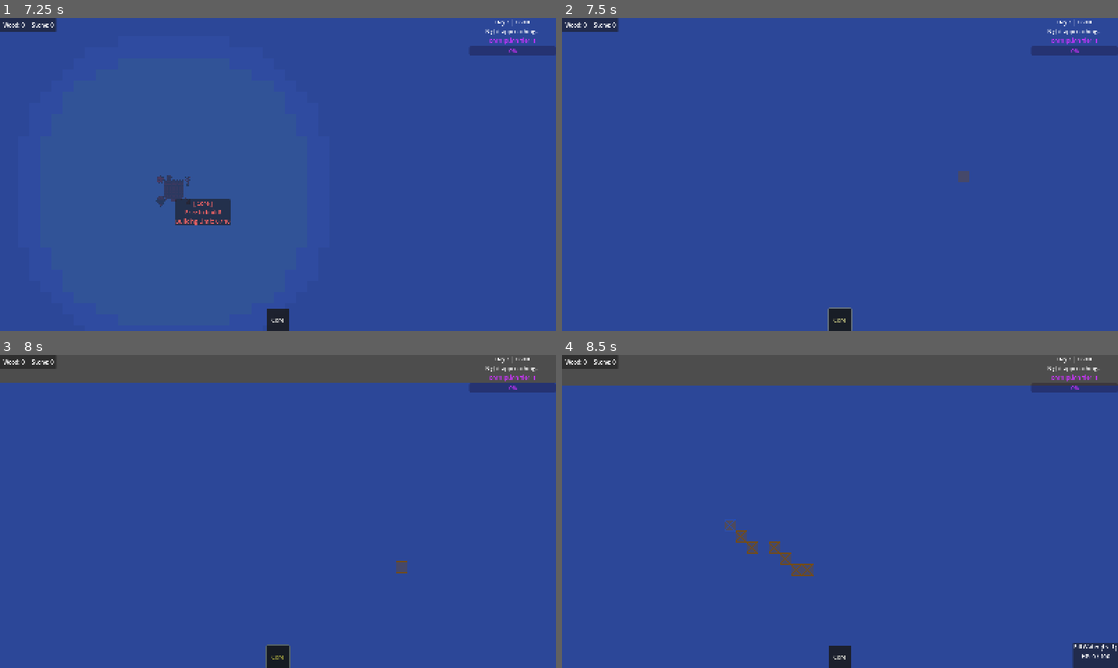
Above: before the commit, frames 1-4 (two rows, left to right).
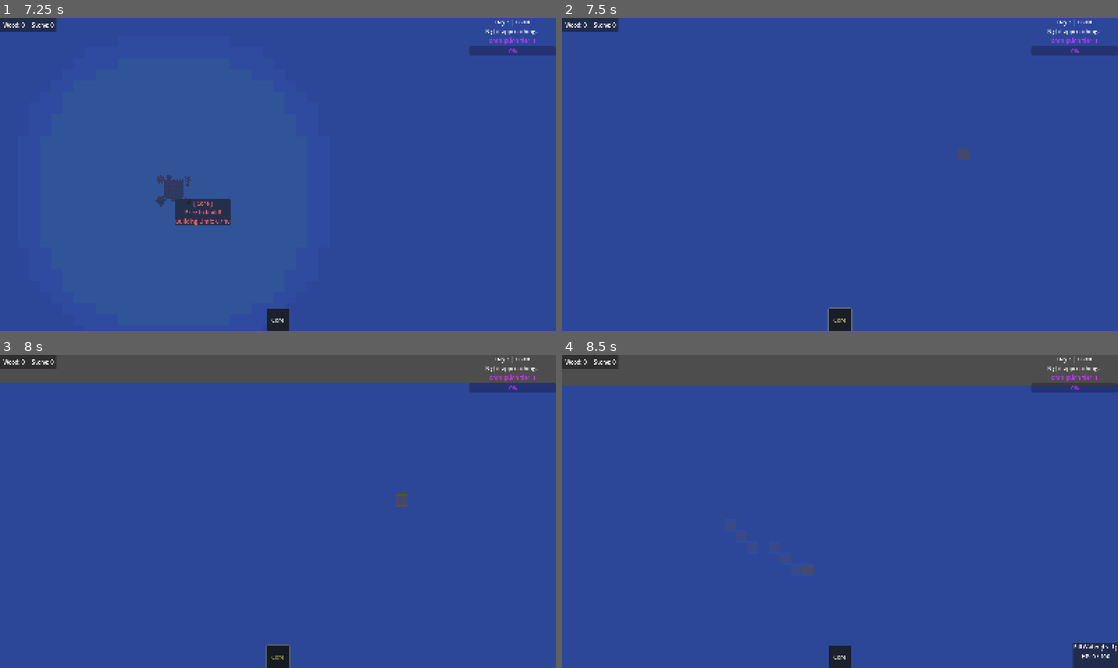
Above: after the commit, the same moments.

Repository: ColdTerror/Core-and-Conveyor
Game: Godot game, scene res://scenes/level.tscn
Two runs of this game, one before a commit and one after it. Both use one fixed random seed, a clock stepped at 60 frames per second and the inputs below. The engine's default icon, where the game draws it, is replaced by a stand-in: a white triangle on a blue panel in a dark square.
Inputs (mouse positions are in pixels of both pictures, inside the frame that each line leads up to):
- Up to frame 1 (7.25 s): click "Core" at 0.5 s; tap Enter at 1.25, 4.25, 5.75, 5.85 s; move the mouse to (400, 158) at 1.27 s; hold Right (ui_right) 1.28-2 s; hold X (deconstruct_hotkey) 1.28-2 s; click (400, 158) at 1.42 s; drag from (166, 190) to (250, 237) at 2.02 s; tap Space at 2.75, 5 s; move the mouse to (333, 105) at 2.77 s; hold Right (ui_right) 2.78-3.5 s; hold R (rotate_tile) 2.78-3.5 s; drag from (250, 237) to (111, 127) at 3.52 s; move the mouse to (444, 221) at 4.27 s; hold Left (ui_left) 4.28-5 s; tap Delete at 4.35 s; drag from (111, 127) to (194, 96) at 5.02 s; move the mouse to (305, 174) at 5.77 s; hold Down (ui_down) 5.78-6.5 s; click (305, 174) at 5.92 s; drag from (194, 96) to (166, 190) at 6.52 s
- Up to frame 2 (7.5 s): tap Space at 7.25 s; move the mouse to (962, 158) at 7.27 s; hold Up (ui_up) from 7.28 s (still down); tap T at 7.35 s
- Up to frame 3 (8 s): keep holding Up (ui_up)
- Up to frame 4 (8.5 s): release Up (ui_up) at 8 s; drag from (728, 527) to (812, 574) at 8.02 s

Frame 1 is identical in both runs. In frame 2, 0.1% of the frame differs, in the area x 71-74%, y 41-53%; in frame 3, 0.2%; in frame 4, 0.2%, in the area x 29-46%, y 52-71%.

Commit message:
construction site name save fixes, terraform site save fixes, overlay renderer fixes

Diff:
--- a/scripts/Building Classes/construction_site_building.gd
+++ b/scripts/Building Classes/construction_site_building.gd
@@ -153,6 +153,8 @@
 func get_save_data() -> Dictionary:
 	var data = super.get_save_data()
 
+	data["building_name"] = building_name
+
 	# 1. Save what we are building
 	if target_building_scene:
 		data["target_scene_path"] = target_building_scene.resource_path
@@ -171,6 +173,9 @@
 func load_save_data(data: Dictionary):
 	super.load_save_data(data)
 
+	if data.has("building_name"):
+		building_name = data["building_name"]
+
 	# 1. Restore the blueprint
 	if data.has("target_scene_path"):
 		target_building_scene = load(data["target_scene_path"]) as PackedScene
@@ -179,6 +184,7 @@
 	blueprint_size = size # Keep the hologram visual in sync!
 
 	# 2. Restore the dictionaries directly
+
 	if data.has("required_items"):
 		required_items = data["required_items"]
 	if data.has("delivered_items"):
--- a/scripts/Building Classes/terraform_site.gd
+++ b/scripts/Building Classes/terraform_site.gd
@@ -15,6 +15,8 @@
 	level_ref = level
 	job_type = type
 	occupied_tiles = [grid_pos]
+
+	grid_origin = grid_pos
 
 	building_name = "Clear Terrain" if type == JobType.REMOVE_OBJECT else "Fill Water"
 
--- a/scripts/Managers/building_manager.gd
+++ b/scripts/Managers/building_manager.gd
@@ -1095,6 +1095,10 @@
 			# Conveyors need their direction *before* setup so they rotate correctly
 			var temp_dir = str_to_var(b_data.get("direction", "Vector2i(1, 0)"))
 			new_building.setup(level_ref, temp_dir)
+		elif new_building is TerraformSite:
+			# It needs its grid_pos and job_type to initialize properly
+			var temp_type = b_data.get("job_type", 0)
+			new_building.setup(level_ref, grid_pos, temp_type)
 		elif new_building.has_method("setup"):
 			new_building.setup(level_ref)
 
--- a/scripts/UI/overlay_renderer.gd
+++ b/scripts/UI/overlay_renderer.gd
@@ -45,13 +45,12 @@
 		needs_redraw = true
 
 	# Ghost placement: always update instantly
-	if bm.placing_building:
+	if bm.placing_building or level.current_mode != level.InteractionMode.NONE:
 		needs_redraw = true
 
 	# Dynamic overlays: throttled to once per second
 	var has_slow_overlay = bm.show_build_grid or bm.show_safe_grid or \
-						   bm.show_attack_grid or not bm.terraform_jobs.is_empty() or \
-						   level.current_mode != level.InteractionMode.NONE
+						   bm.show_attack_grid or not bm.terraform_jobs.is_empty()
 	if has_slow_overlay:
 		_overlay_tick_timer += delta
 		if _overlay_tick_timer >= OVERLAY_TICK_RATE:
Not shown, changed: kanban_tasks_data.kanban
